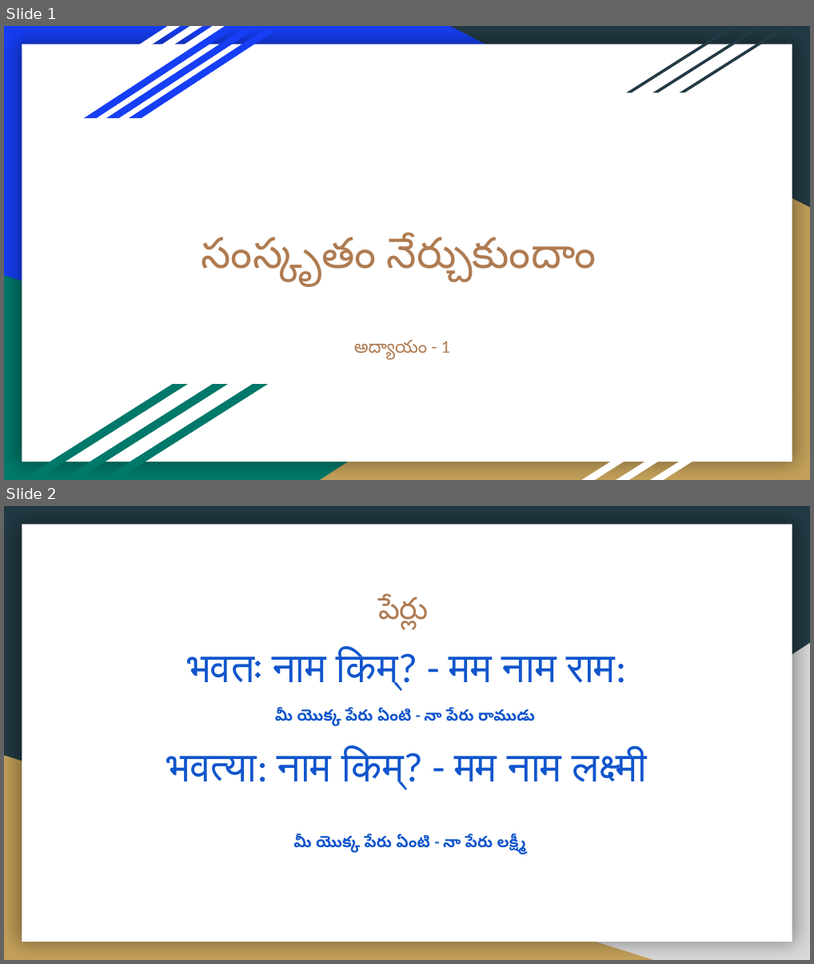
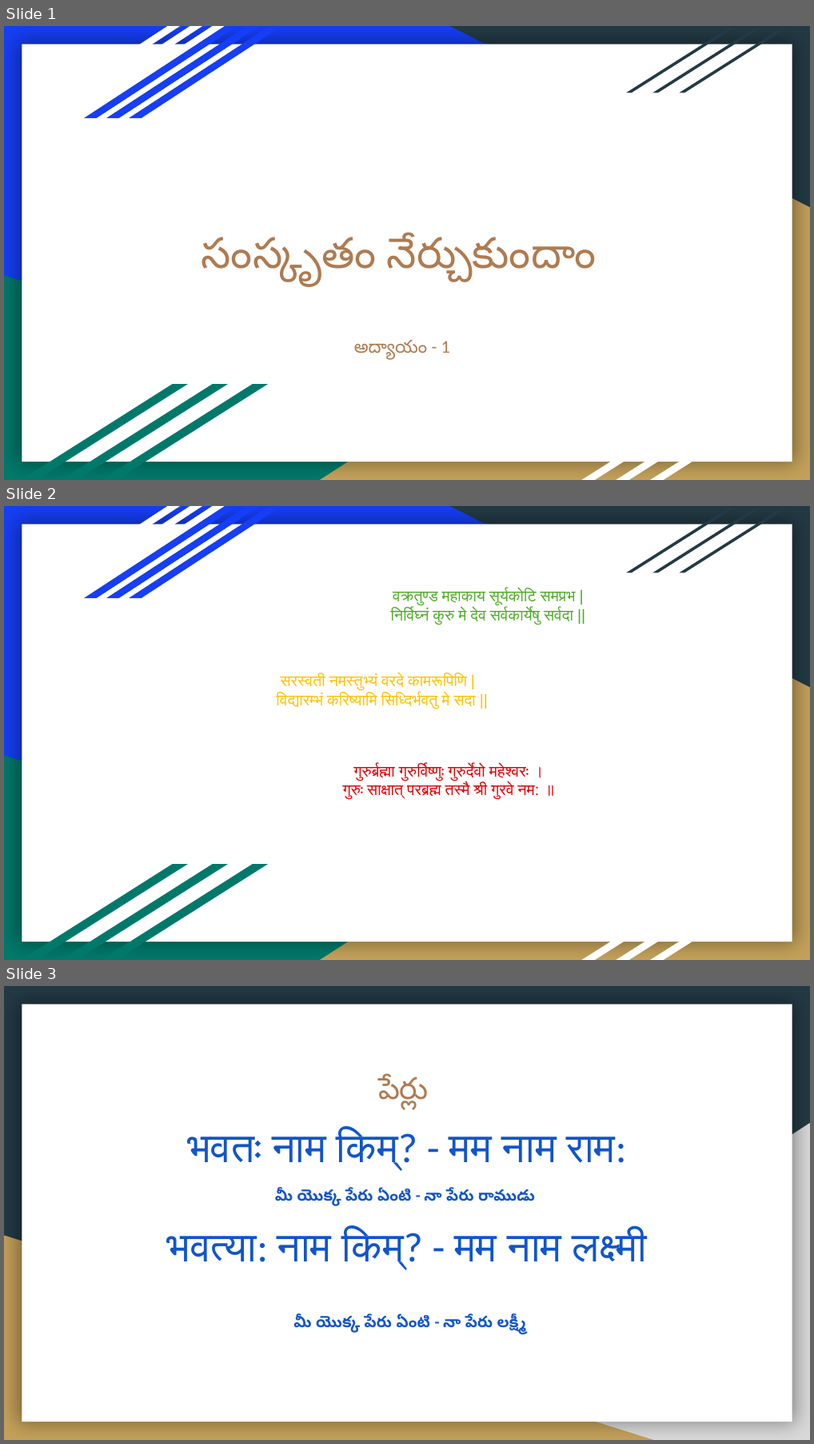
Before and after one commit to samskruthamShikshanthu/sanskritProjects, a slide deck: Lessons/learnSanskritSeries/LS-part1.pptx. Shown one above the other, each under a label of ours: slides 1 and 2 before the commit, slides 1, 2 and 3 after it. The pictures are 814x964 and 814x1444 pixels, drawn with LibreOffice and Linux fonts; fonts in the diff are those of the drawing. Boxes give left, top, right and bottom in pixels: in the first picture for what was removed or moved away, otherwise in the second. Text is boxed around its words. In the diff, an @@ line names an element or a change of style, - is before the commit and + after.

```diff
--- a/Lessons/learnSanskritSeries/LS-part1.pptx
+++ b/Lessons/learnSanskritSeries/LS-part1.pptx
@@ slide 2 added at [4,506,810,960], background #163EF5; not listed: 19 template elements that a slide beside it also shows @@
@@ text added at [391,589,576,624], 14 pt, text gradient #51AB2A to #203E13 @@
+वक्रतुण्ड महाकाय सूर्यकोटि समप्रभ |
+निर्विघ्नं कुरु मे देव सर्वकार्येषु सर्वदा ||
@@ text added at [276,674,476,709], 14 pt, text gradient #FFC102 to #795C04 @@
+सरस्वती नमस्तुभ्यं वरदे कामरूपिणि |
+विद्यारम्भं करिष्यामि सिध्दिर्भवतु मे सदा ||
@@ text added at [343,764,540,800], 14 pt, text gradient #DB0000 to #540303 @@
+गुरुर्ब्रह्मा गुरुर्विष्णुः गुरुर्देवो महेश्वरः ।
+गुरुः साक्षात् परब्रह्म तस्मै श्री गुरवे नम: ॥
@@ what was slide 2 is now slide 3 @@
```
